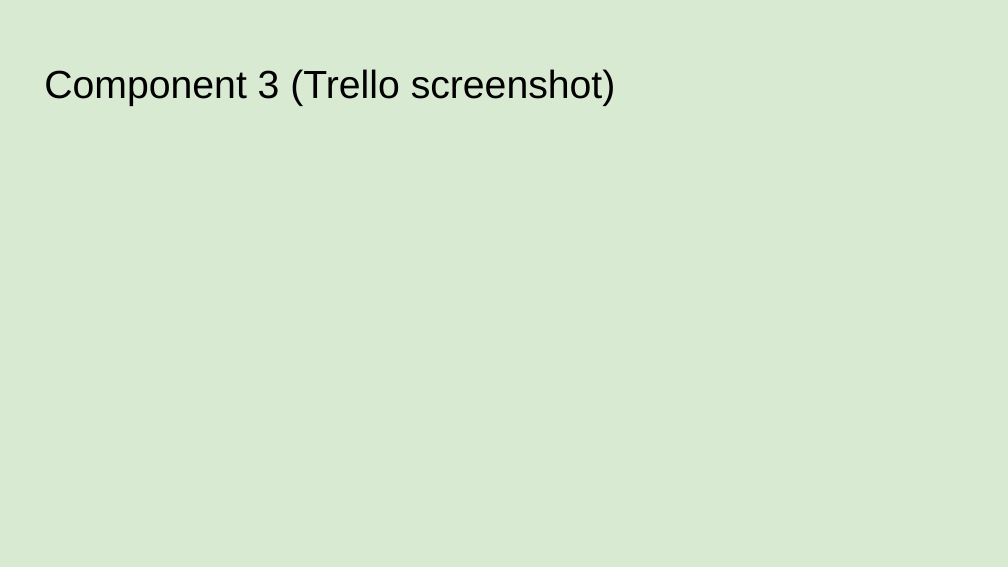
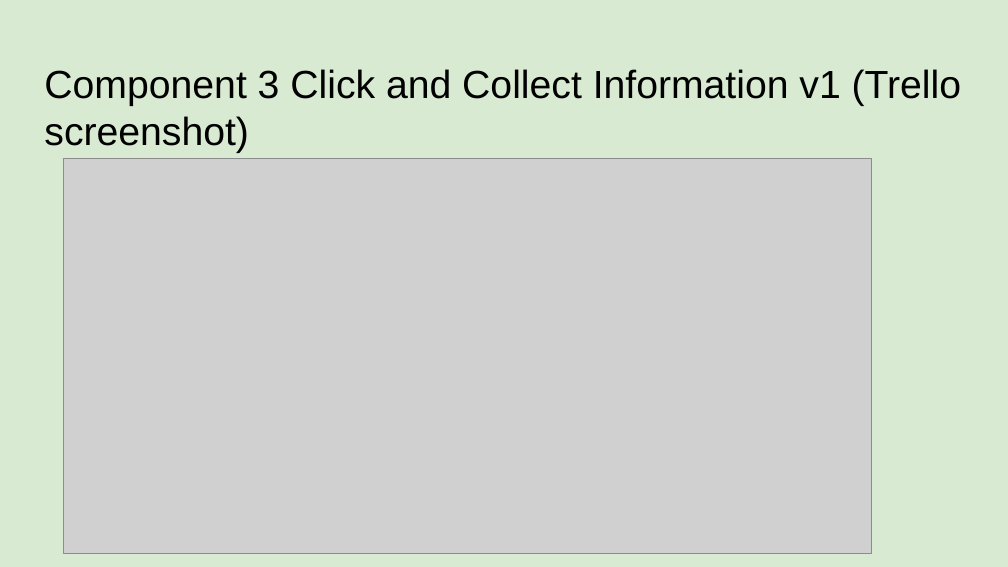
Before and after one commit to Dannel10/Burger_Bot, a slide deck: slide 30 of Dannel Rajesh - 000_91896 _ 91897 Documentation - 1026292.pptx (slide 24 before the commit). Drawn at 1008x567 pixels with LibreOffice and Linux fonts; fonts in the diff are those of the drawing; grey boxes stand for pictures. Boxes give left, top, right and bottom in pixels: in the first picture for what was removed or moved away, otherwise in the second. Text is boxed around its words. In the diff, an @@ line names an element or a change of style, - is before the commit and + after.

Commit message:
Finished component 3
Completed Component 3 Click and Collect information v1,v2, v3, v4
Improved code for not blank code repeated code

```diff
--- a/Dannel Rajesh - 000_91896 _ 91897 Documentation - 1026292.pptx
+++ b/Dannel Rajesh - 000_91896 _ 91897 Documentation - 1026292.pptx
@@ title at (x1=44, y1=69, x2=962, y2=153): text changed @@
-Component 3 (Trello screenshot)
+Component 3 Click and Collect Information v1 (Trello screenshot)
@@ picture added at (x1=64, y1=158, x2=871, y2=553) @@
```
Also in this commit, not shown: 4 other slides changed, 12 slides added, 7 other files.
